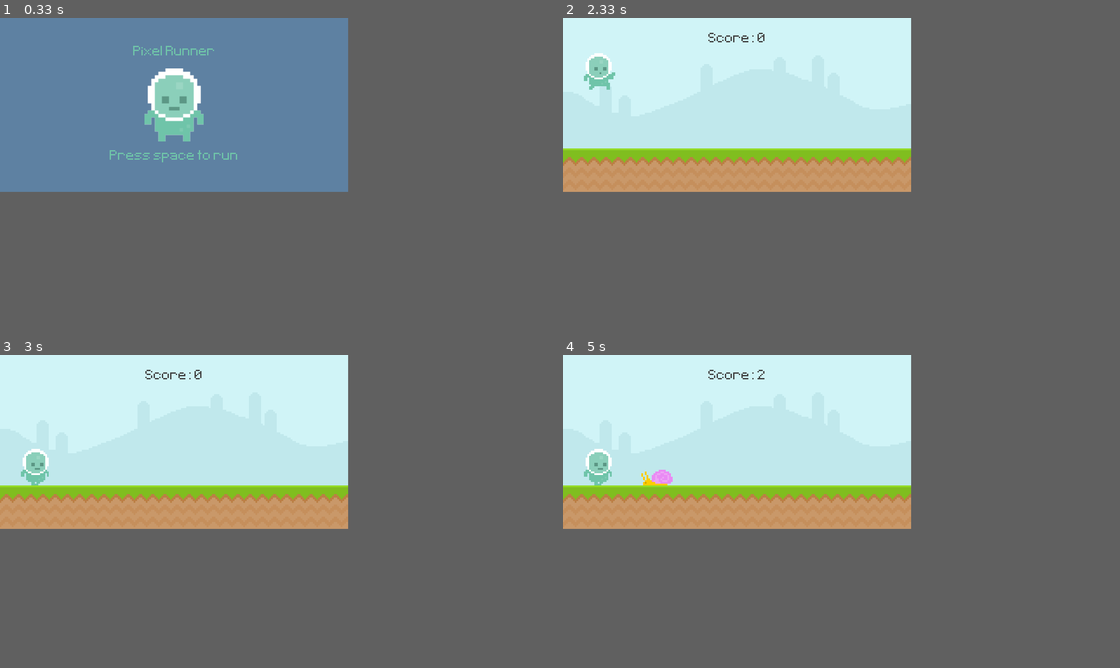
Above: before the commit, frames 1-4 (two rows, left to right).
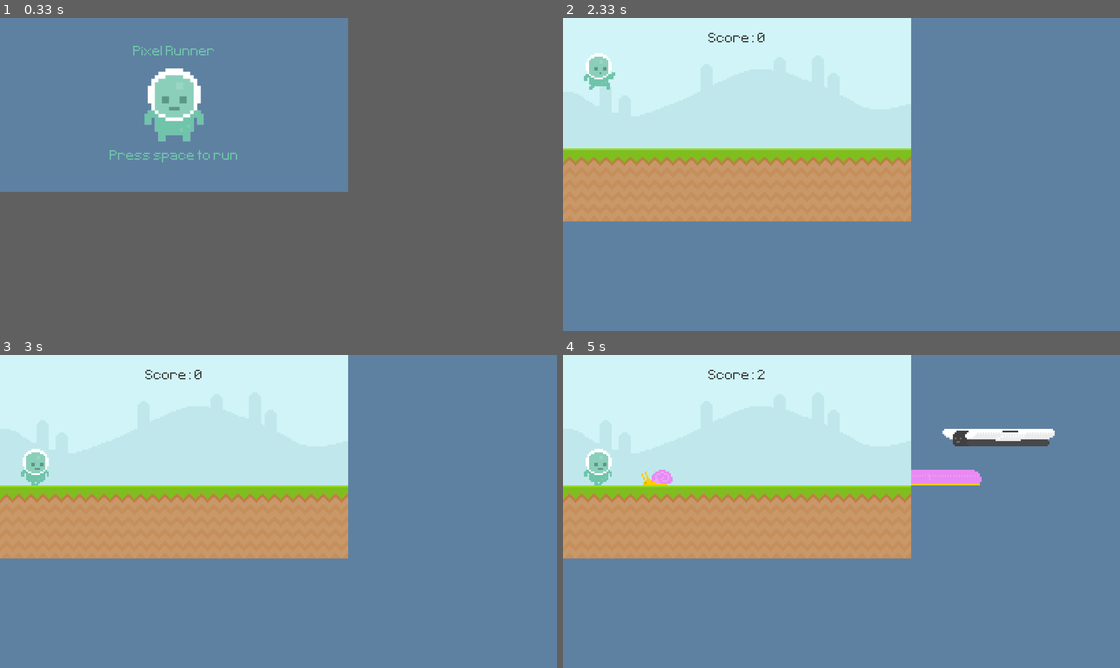
Above: after the commit, the same moments.

Repository: ShadowStorm0/PyGame
Game: pygame game, started from FirstGame/First_Game.py
Two runs of this game, one before a commit and one after it. Both use one fixed random seed, a clock stepped at 60 frames per second and the inputs below.
Inputs:
- Up to frame 1 (0.33 s): no input
- Up to frame 2 (2.33 s): tap F at 0.33, 0.73, 1.03 s; tap Space at 2.17 s
- Up to frame 3 (3 s): no input
- Up to frame 4 (5 s): no input
In our replay, in frame 2 the window is 800x400 before the commit and 1280x720 after it. These sizes can differ from the game's own. Grey fills any space a smaller window leaves; there, only what the larger window draws over its background counts as a difference.

Frame 1 is identical in both runs. In frame 2, 5.9% of the frame differs, in the area x 0-63%, y 55-65%; in frame 3, 5.9%; in frame 4, 7.5%, in the area x 0-89%, y 23-65%.

Commit message:
Window Resize Attempt #1
Signed-off-by: ShadowStorm0 <41564329+ShadowStorm0@users.noreply.github.com>

Diff:
--- a/FirstGame/First_Game.py
+++ b/FirstGame/First_Game.py
@@ -1,8 +1,7 @@
 import pygame
 from sys import exit
+from pygame.locals import *
 from random import randint, choice
-
-from pygame.constants import K_ESCAPE, KEYDOWN
 
 def main():
     class Player(pygame.sprite.Sprite):
@@ -99,7 +98,8 @@
 
     # Starting PyGame
     pygame.init()
-    screen = pygame.display.set_mode((800, 400))
+    monitor_size = [pygame.display.Info().current_w, pygame.display.Info().current_h]
+    screen = pygame.display.set_mode((800, 400), pygame.RESIZABLE)
     pygame.display.set_caption('First Game')
     clock = pygame.time.Clock()
     test_font = pygame.font.Font('./font/Pixeltype.ttf', 50)
@@ -108,6 +108,7 @@
     score = 0
     background_music = pygame.mixer.Sound('./audio/music.wav')
     background_music.play(loops = -1)
+    fullscreen = False
 
     # Groups
     player = pygame.sprite.GroupSingle()
@@ -140,17 +141,32 @@
     pygame.time.set_timer(fly_animation_timer, 200)
 
     while True:
+
+        #pygame.draw.rect(screen, (255, 0, 0), pygame.Rect(screen.get_width() - 5 - (screen.get_width() / 5), 50, screen.get_width() / 5, 50))
+
         for event in pygame.event.get():
             # Closes by 'X' button
             if event.type == pygame.QUIT:
                 pygame.quit()
                 exit()
 
+#            Window resize
+            if event.type == WINDOWRESIZED:
+                if not FULLSCREEN:
+                    screen = pygame.display.set_mode((event.w, event.h), pygame.RESIZABLE)
+
             # Closes by escape button
             if event.type == KEYDOWN:
                 if event.key == K_ESCAPE:
                     pygame.quit()
                     pygame.exit
+
+                if event.key == K_f:
+                    fullscreen = not fullscreen
+                    if fullscreen:
+                        screen = pygame.display.set_mode(monitor_size, pygame.FULLSCREEN)
+                    else:
+                        screen = pygame.display.set_mode((screen.get_width(), screen.get_height()), pygame.RESIZABLE)
 
             # Start / Restart Game
             if event.type == pygame.KEYDOWN and event.key == pygame.K_SPACE: game_active = True
